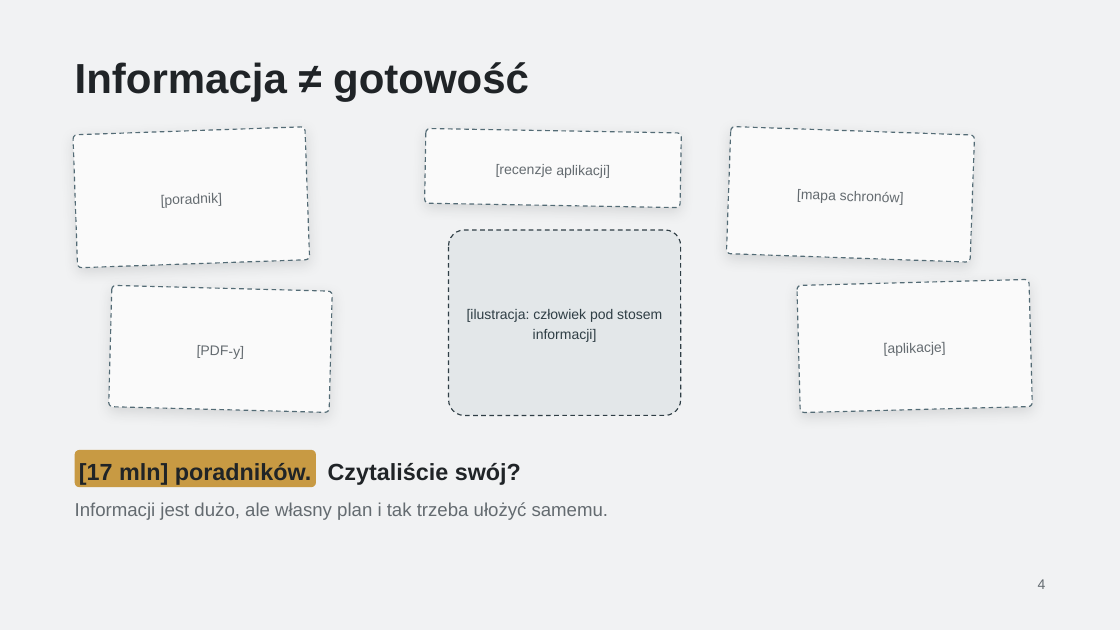
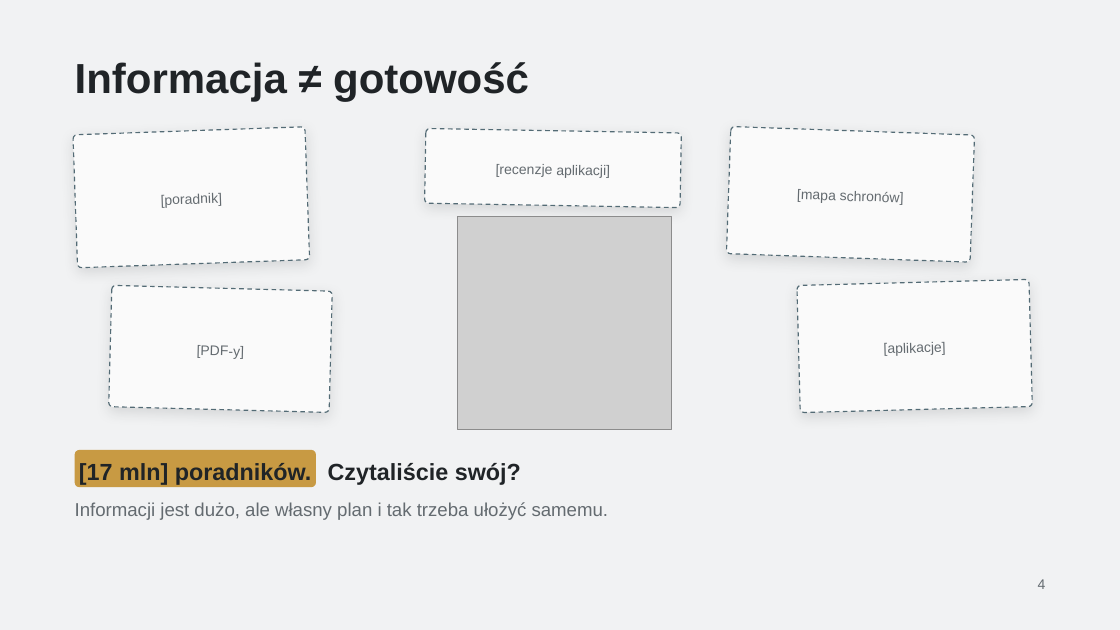
Before and after one commit to jazlik/turbo-defence, a slide deck: slide 4 of context/foundation/prezentacja/W_razie_W_HackYeah_2026_wersja_robocza.pptx. Drawn at 1120x630 pixels with LibreOffice and Linux fonts; fonts in the diff are those of the drawing; grey boxes stand for pictures. Boxes give left, top, right and bottom in pixels: in the first picture for what was removed or moved away, otherwise in the second. Text is boxed around its words. In the diff, an @@ line names an element or a change of style, - is before the commit and + after.

Commit message:
docs: add slide 4 illustration to the working deck

```diff
--- a/context/foundation/prezentacja/W_razie_W_HackYeah_2026_wersja_robocza.pptx
+++ b/context/foundation/prezentacja/W_razie_W_HackYeah_2026_wersja_robocza.pptx
@@ rounded rectangle removed at [449,230,681,416] @@
-[ilustracja: człowiek pod stosem informacji]
@@ picture added at [458,216,672,429] @@
```
Also in this commit, not shown: 2 other files.
